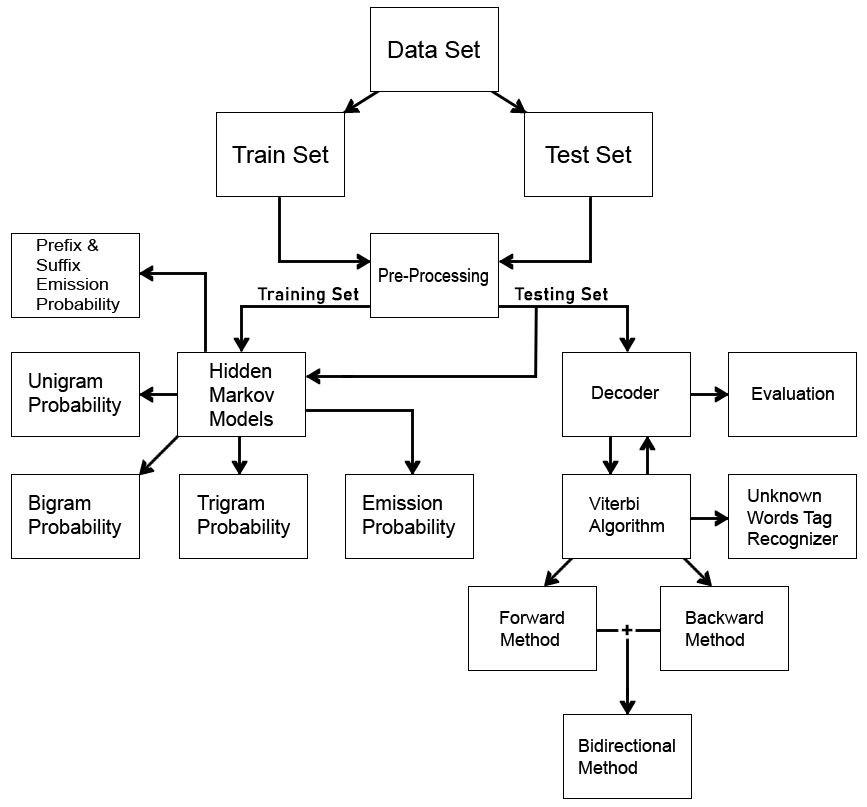
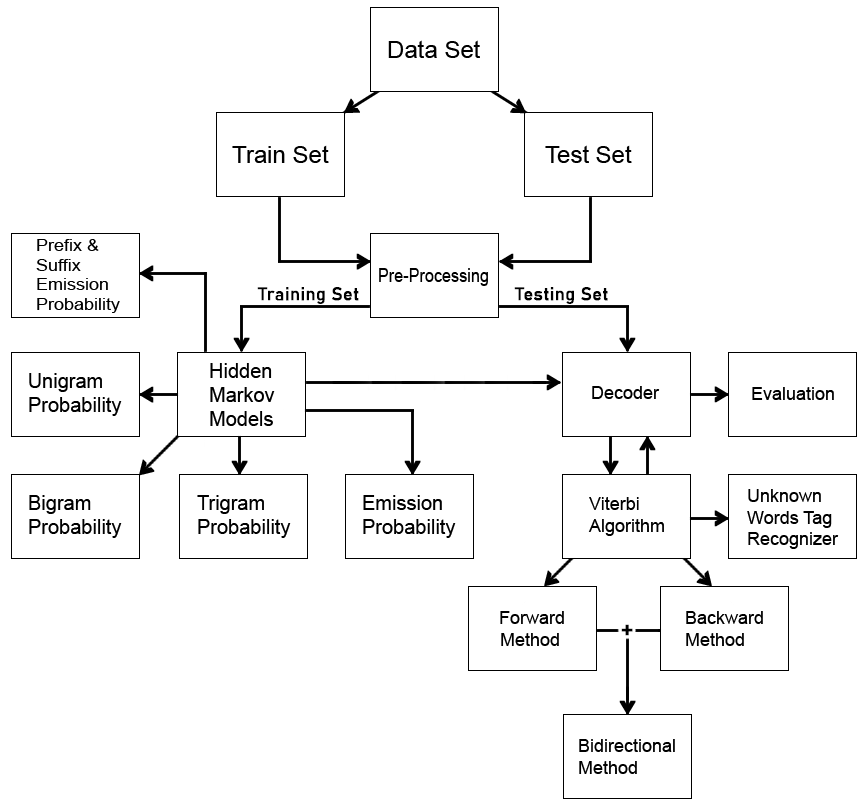
Comparing the layer stacks of the two 867×807 images. Changes:
added layer "line copy 15" above "line copy 7" over box(304, 374, 561, 391)
hid "line copy 3" over box(306, 305, 538, 385)
